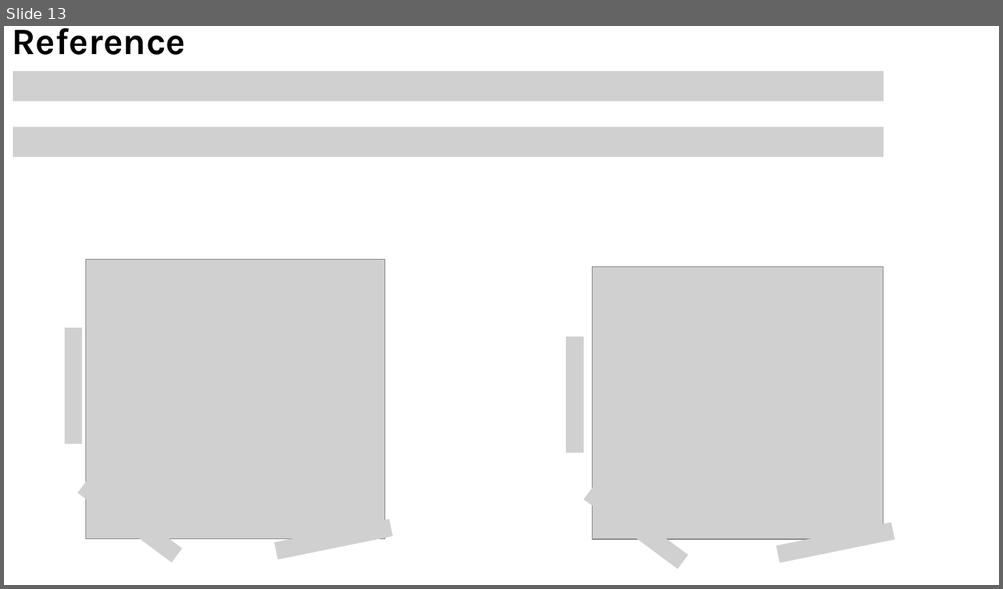
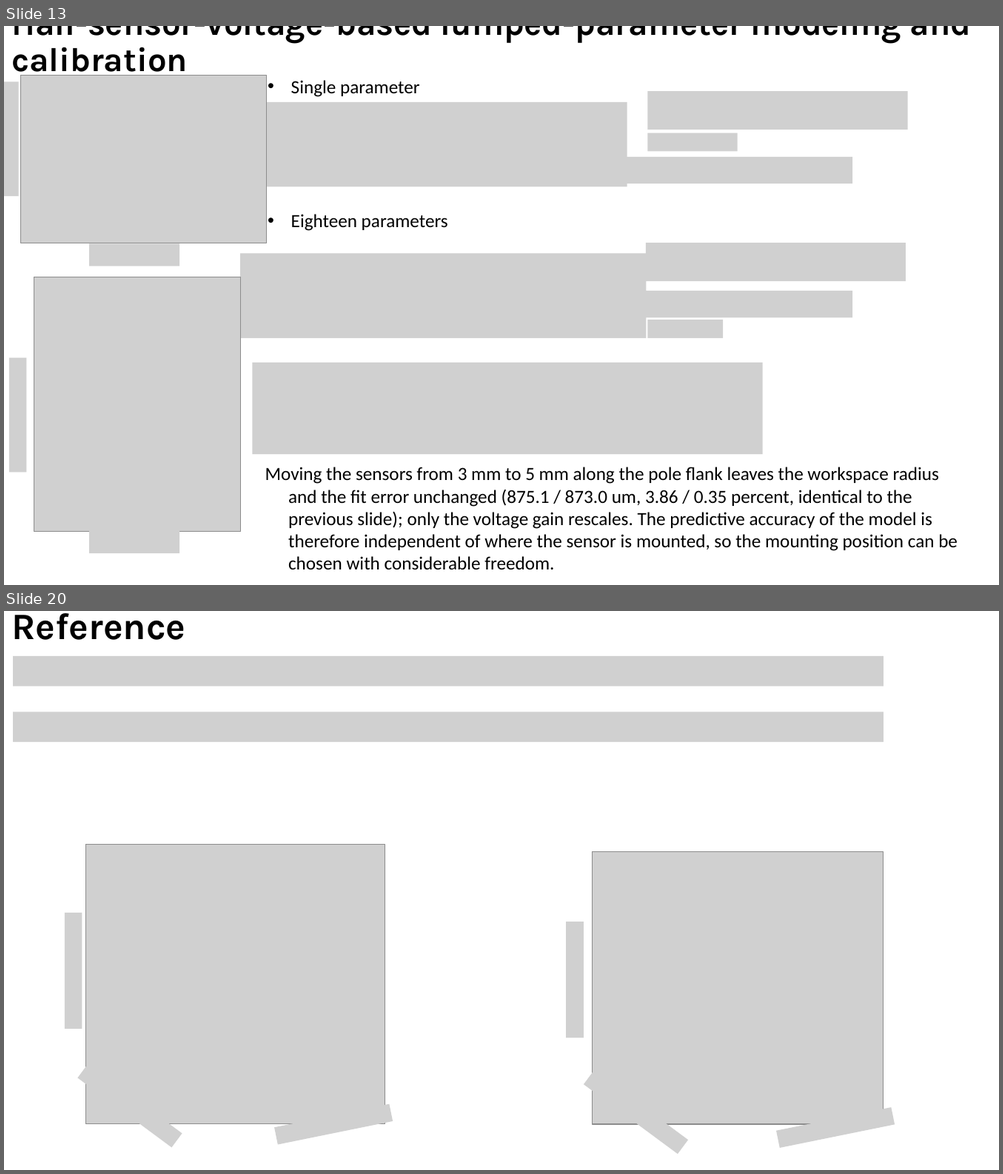
Before and after one commit to sss0933777958-afk/FEM_sim, a slide deck: magnetic_sim/ANSYS/main/figures/Paper_fig_V5.pptx. Shown one above the other, each under a label of ours: slide 13 before the commit, slides 13 and 20 after it; the slides between them are not shown. The pictures are 1003x589 and 1003x1174 pixels, drawn with LibreOffice and Linux fonts; fonts in the diff are those of the drawing; grey boxes stand for pictures. Boxes give left, top, right and bottom in pixels: in the first picture for what was removed or moved away, otherwise in the second. Text is boxed around its words. In the diff, an @@ line names an element or a change of style, - is before the commit and + after.

```diff
--- a/magnetic_sim/ANSYS/main/figures/Paper_fig_V5.pptx
+++ b/magnetic_sim/ANSYS/main/figures/Paper_fig_V5.pptx
@@ slide 13 added at box(4, 26, 999, 585), background #FFFFFF @@
@@ title added at box(11, 26, 971, 80), 32.4 pt, text #000000, bold @@
+Hall-sensor-voltage-based lumped-parameter modeling and calibration
@@ text added at box(291, 80, 420, 97), 18 pt, text #000000 @@
+• Single parameter
@@ picture added at box(648, 91, 908, 130) @@
@@ picture added at box(261, 102, 627, 187) @@
@@ group added at box(4, 76, 267, 266): 5 pictures @@
@@ picture added at box(648, 133, 737, 151) @@
@@ picture added at box(600, 156, 852, 184) @@
@@ text added at box(291, 214, 448, 231), 18 pt, text #000000 @@
+• Eighteen parameters
@@ picture added at box(646, 243, 905, 282) @@
@@ picture added at box(241, 254, 646, 338) @@
@@ picture added at box(614, 291, 852, 318) @@
@@ group added at box(10, 277, 241, 554): 5 pictures @@
@@ picture added at box(648, 320, 723, 338) @@
@@ picture added at box(253, 363, 762, 454) @@
@@ text added at box(265, 467, 957, 571), 18 pt, text #000000 @@
+Moving the sensors from 3 mm to 5 mm along the pole flank leaves the workspace radius and the fit error unchanged (875.1 / 873.0 um, 3.86 / 0.35 percent, identical to the previous slide); only the voltage gain rescales. The predictive accuracy of the model is therefore independent of where the sensor is mounted, so the mounting position can be chosen with considerable freedom.
@@ what was slide 13 is now slide 20 @@
```
Also in this commit, not shown: 9 slides changed, 6 other slides added, 33 other files.
